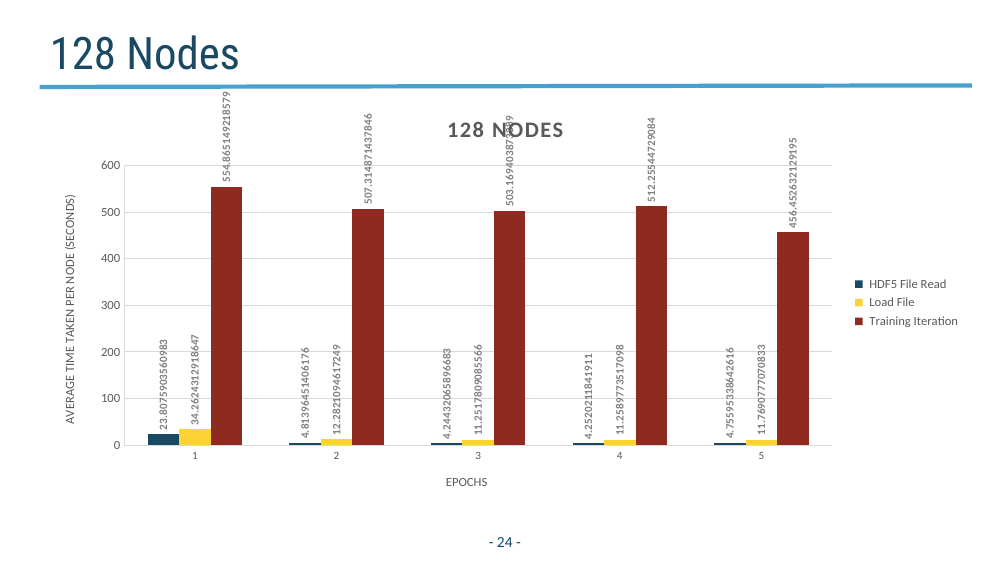
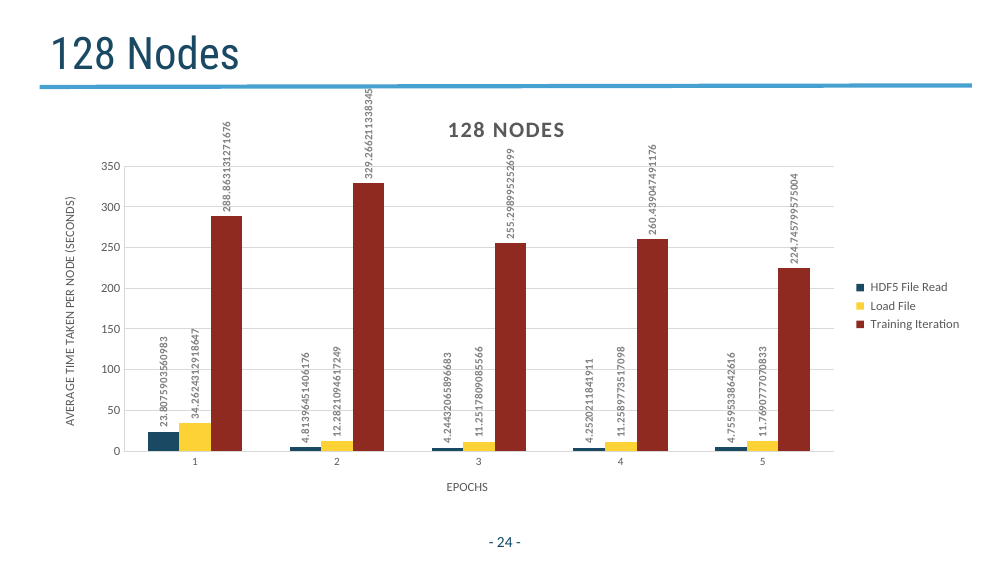
Before and after one commit to NERSC/DL-Parallel-IO, a slide deck: slide 24 of related_works/summary_slides/Project_Progress_Time_Breakdown_IO_20180629.pptx. Drawn at 1008x567 pixels with LibreOffice and Linux fonts; fonts in the diff are those of the drawing; background and template pictures are left out. Boxes give left, top, right and bottom in pixels: in the first picture for what was removed or moved away, otherwise in the second. Text is boxed around its words. In the diff, an @@ line names an element or a change of style, - is before the commit and + after.

```diff
--- a/related_works/summary_slides/Project_Progress_Time_Breakdown_IO_20180629.pptx
+++ b/related_works/summary_slides/Project_Progress_Time_Breakdown_IO_20180629.pptx
@@ column chart at (39, 90, 972, 515) @@
- Training Iteration: 554.865149, 507.314871, 503.169404, 512.255447, 456.452632
+ Training Iteration: 288.863131, 329.266211, 255.298995, 260.439047, 224.7458
@@ column chart: place and size @@
-column chart at (39, 93, 971, 510)
+column chart at (39, 90, 972, 515)
```
Also in this commit, not shown: 2 other slides changed.
